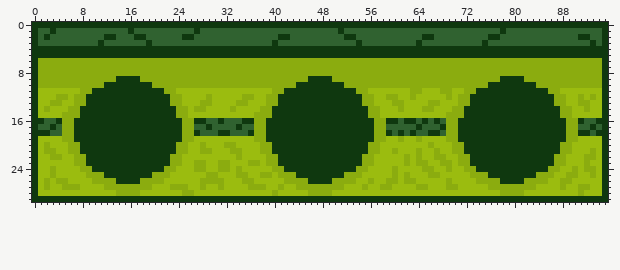
Pixel-art file: Assets/Resources/UIux/GAMEPLAY/uiMesa.aseprite. Above, as it was before the edit.
96x30 pixels, 1 frame.
The result:
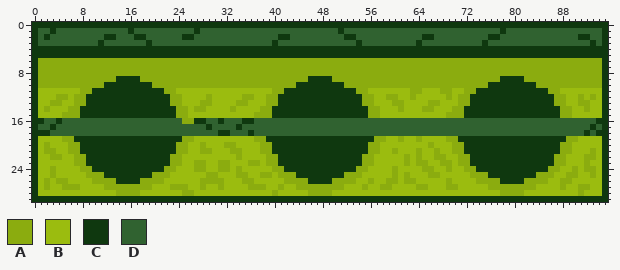
Palette (. is transparent): A #8bac0f  B #9bbc0f  C #0f380f  D #306230
The exact change:
Layer "Layer 2":
y 16: x 5..24 AACCCCCCCCCCCCCCCCCC -> DDDDDDDDDDDDDDDDDDDD; x 37..60 AACCCCCCCCCCCCCCCCCCAACC -> DDDDDDDDDDDDDDDDDDDDDDDD; x 62..63 CC -> DD; x 65 C -> D; x 67 C -> D; x 69..91 AACCCCCCCCCCCCCCCCCCAAC -> DDDDDDDDDDDDDDDDDDDDDDD
y 17: x 5..26 AACCCCCCCCCCCCCCCCCCAA -> DDDDDDDDDDDDDDDDDDDDDD; x 37..58 AACCCCCCCCCCCCCCCCCCAA -> DDDDDDDDDDDDDDDDDDDDDD; x 64 C -> D; x 68..90 CAACCCCCCCCCCCCCCCCCCAA -> DDDDDDDDDDDDDDDDDDDDDDD
y 18: x 5..27 AACCCCCCCCCCCCCCCCCCAAC -> DDDDDDDDDDDDDDDDDDDDDDD; x 37..59 AACCCCCCCCCCCCCCCCCCAAC -> DDDDDDDDDDDDDDDDDDDDDDD; x 61 C -> D; x 63 C -> D; x 66..67 CC -> DD; x 69..91 AACCCCCCCCCCCCCCCCCCAAC -> DDDDDDDDDDDDDDDDDDDDDDD
Where, in picture pixels (left, top, right, bottom), the same in both pictures:
changed: (62, 118, 200, 136)
changed: (254, 118, 584, 136)
